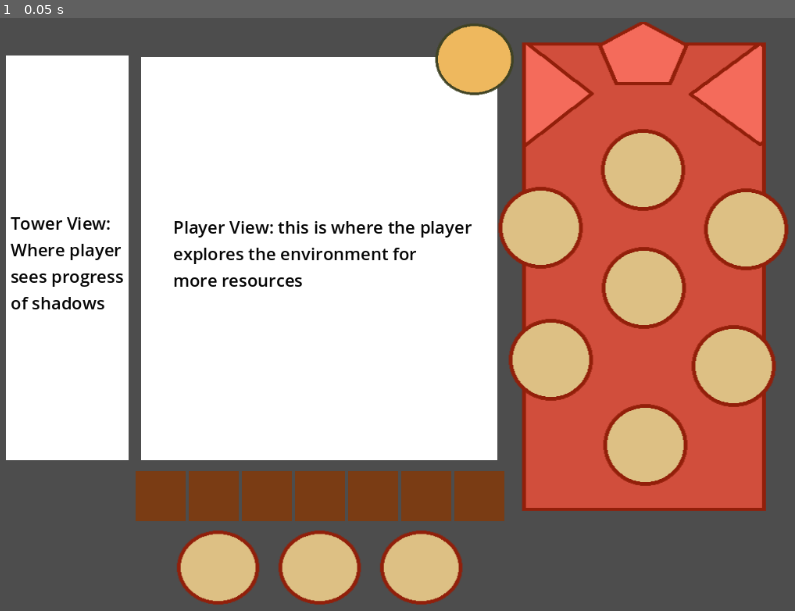
Above: before the commit, frame 1.
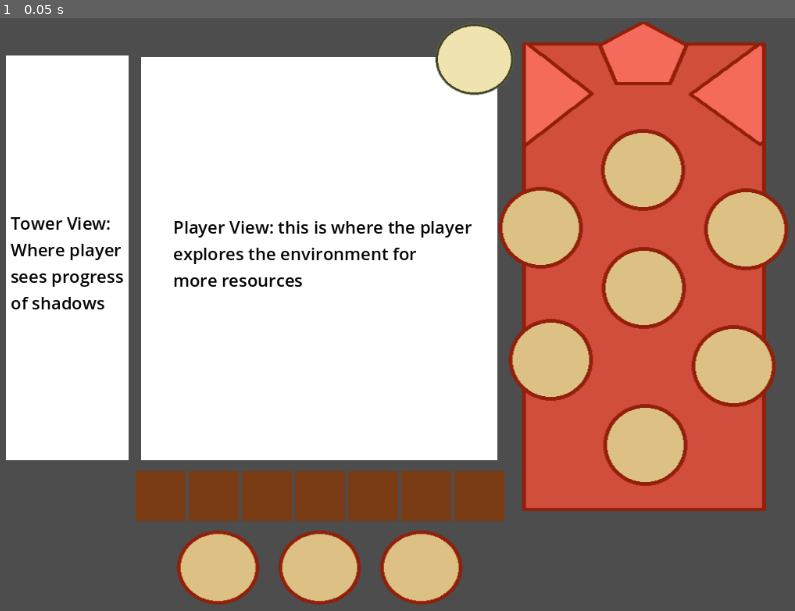
Above: after the commit, the same moment.

Repository: mccajd/Quintessential
Game: Godot game, scene res://Levels/beacon_puzzle_main.tscn
The game is run twice, just before and just after one commit, with the same random seed, the same clock (stepped at 60 frames per second) and the same inputs.
Inputs:
- Up to frame 1 (0.05 s): no input

The runs differ from the first frame. In frame 1, 0.8% of the frame differs, in the area x 54-65%, y 1-13%.

Commit message:
slightly rework button logic to decouple buttons from one another

Diff:
--- a/Levels/beacon_puzzle_main.tscn
+++ b/Levels/beacon_puzzle_main.tscn
@@ -15,18 +15,18 @@
 script/source = "extends BeaconButton
 
 var beaconNodeMenu = null
+var playerView = null
 # Called when the node enters the scene tree for the first time.
 func _ready():
 	beaconNodeMenu = get_parent().get_node(\"BeaconNodeMenu\")
+	playerView = get_parent().get_parent().get_node(\"PlayerView\").get_children()
 
-
-# Called every frame. 'delta' is the elapsed time since the previous frame.
-func _process(delta):
-	if (hovered && Input.is_action_just_pressed(\"select\")):
-		$AnimatedSprite2D.play(\"depressed\")
-		beaconNodeMenu.visible = !beaconNodeMenu.visible
-		return
-	$AnimatedSprite2D.play(\"default\")
+func _on_clicked():
+	# HACK.jmc - seems the player view as it currently stands eats mouse inputs
+	var currentVisibility = beaconNodeMenu.visible
+	for child in playerView:
+		child.visible = currentVisibility
+	beaconNodeMenu.visible = !currentVisibility
 "
 
 [node name="BeaconPuzzleMain" type="Node"]
@@ -174,3 +174,5 @@
 sees progress
 of shadows"
 label_settings = SubResource("LabelSettings_tft4m")
+
+[connection signal="clicked" from="MockUI/BeaconNodeView/ShowNodeMenuButton" to="MockUI/BeaconNodeView/ShowNodeMenuButton" method="_on_clicked"]
--- a/Scenes/beacon_node_button.tscn
+++ b/Scenes/beacon_node_button.tscn
@@ -1,8 +1,9 @@
-[gd_scene load_steps=6 format=3 uid="uid://geda8gmbwuga"]
+[gd_scene load_steps=7 format=3 uid="uid://geda8gmbwuga"]
 
 [ext_resource type="Script" path="res://Scripts/beacon_node_button.gd" id="1_7k370"]
 [ext_resource type="Texture2D" uid="uid://b62didt4gkchj" path="res://assets/beacon/node-button.png" id="1_bevce"]
 [ext_resource type="Texture2D" uid="uid://crr377n6ee5dl" path="res://assets/beacon/node-button-depressed.png" id="2_ox82v"]
+[ext_resource type="Texture2D" uid="uid://y7osif3lteg5" path="res://assets/beacon/node-button-hovered.png" id="4_v51e2"]
 
 [sub_resource type="SpriteFrames" id="SpriteFrames_luhur"]
 animations = [{
@@ -21,6 +22,14 @@
 "loop": true,
 "name": &"depressed",
 "speed": 5.0
+}, {
+"frames": [{
+"duration": 1.0,
+"texture": ExtResource("4_v51e2")
+}],
+"loop": true,
+"name": &"hovered",
+"speed": 5.0
 }]
 
 [sub_resource type="CircleShape2D" id="CircleShape2D_lue1h"]
@@ -33,7 +42,11 @@
 position = Vector2(55.75, 53.5)
 scale = Vector2(0.72449, 0.695946)
 sprite_frames = SubResource("SpriteFrames_luhur")
+animation = &"hovered"
 
 [node name="CollisionShape2D" type="CollisionShape2D" parent="."]
 position = Vector2(55, 54)
 shape = SubResource("CircleShape2D_lue1h")
+
+[connection signal="mouse_entered" from="." to="." method="_on_mouse_entered"]
+[connection signal="mouse_exited" from="." to="." method="_on_mouse_exited"]
--- a/Scenes/beacon_node_menu.tscn
+++ b/Scenes/beacon_node_menu.tscn
@@ -1,6 +1,7 @@
-[gd_scene load_steps=4 format=3 uid="uid://bwxw7y4e4hphw"]
+[gd_scene load_steps=5 format=3 uid="uid://bwxw7y4e4hphw"]
 
 [ext_resource type="Texture2D" uid="uid://4067yok60e86" path="res://assets/beacon/node-bg.png" id="1_6dbkv"]
+[ext_resource type="Script" path="res://Scripts/beacon_node_menu.gd" id="1_kgg52"]
 
 [sub_resource type="SpriteFrames" id="SpriteFrames_58adn"]
 animations = [{
@@ -17,6 +18,7 @@
 size = Vector2(436, 550)
 
 [node name="BeaconNodeMenu" type="Area2D"]
+script = ExtResource("1_kgg52")
 
 [node name="AnimatedSprite2D" type="AnimatedSprite2D" parent="."]
 position = Vector2(231, 286)
--- a/Scripts/beacon_node_button.gd
+++ b/Scripts/beacon_node_button.gd
@@ -3,23 +3,32 @@
 
 signal clicked
 var hovered = false
+
+@export var toggled = false
 @export var transformation_type = ""
 
-# Called when the node enters the scene tree for the first time.
+
 func _ready():
-	pass # Replace with function body.
+	input_pickable = true
 
 
-# Called every frame. 'delta' is the elapsed time since the previous frame.
 func _process(delta):
-	if (hovered && Input.is_mouse_button_pressed(MOUSE_BUTTON_LEFT)):
+	if (!hovered): return
+
+	if (Input.is_action_pressed("select")):
 		$AnimatedSprite2D.play("depressed")
-		return
-	$AnimatedSprite2D.play("default")
-	pass
+	else:
+		$AnimatedSprite2D.play("default")
 
-func _mouse_enter():
+	if (Input.is_action_just_pressed("select")):
+		clicked.emit()
+
+
+func _on_mouse_entered():
+	$AnimatedSprite2D.play("hovered")
 	hovered = true
 
-func _mouse_exit():
+
+func _on_mouse_exited():
+	$AnimatedSprite2D.play("default")
 	hovered = false
--- /dev/null
+++ b/Scripts/beacon_node_menu.gd
@@ -0,0 +1,5 @@
+extends Area2D
+
+
+func _ready():
+	input_pickable = false
Binary file added: assets/beacon/node-button-hovered.png
Not shown, added: assets/beacon/node-button-hovered.png.import
